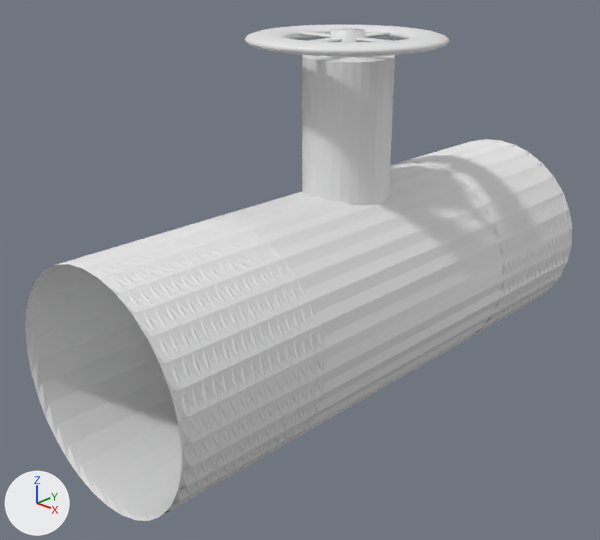
An edit to the Blender file HCI/Assets/Blender_FBX/gas_valve.blend, drawn before and after from the same camera.
Both versions are drawn from a 50 mm camera at (4.8, -4.81, 3.15) aimed at (-0.15, 0.32, 0.28). Lighting does not change. The marker at lower left points along +X, +Y and +Z.
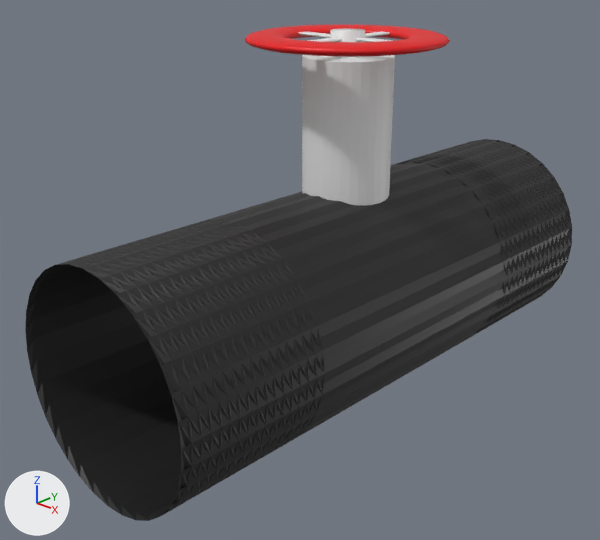
Where the change shows, as pixel boxes [x1, y1, x2, y2] in the pictures (600 x 540 px):
'Cylinder', recoloured (grey to black)
    both: [25, 139, 572, 521]
'Torus', recoloured (white to red)
    both: [244, 25, 450, 57]

The change in detail:
Material 'Material.002' (mat_material_002) is new.
Its base color is (0.8, 0.0, 0.00201) (red #e70007).
Material 'Material.001' (mat_material_001) is new.
Its base color is (0.016, 0.016, 0.016) (black #222222).
me_cylinder has 64 vertices, 34 faces and spans x -1.0..1.0, y -1.0..1.0, z -1.0..1.0.
me_cylinder now uses material mat_material_001 (black #222222).
me_torus has 576 vertices, 576 faces and spans x -1.25..1.25, y -1.25..1.25, z -0.25..0.25.
me_torus now uses material mat_material_002 (red #e70007).
